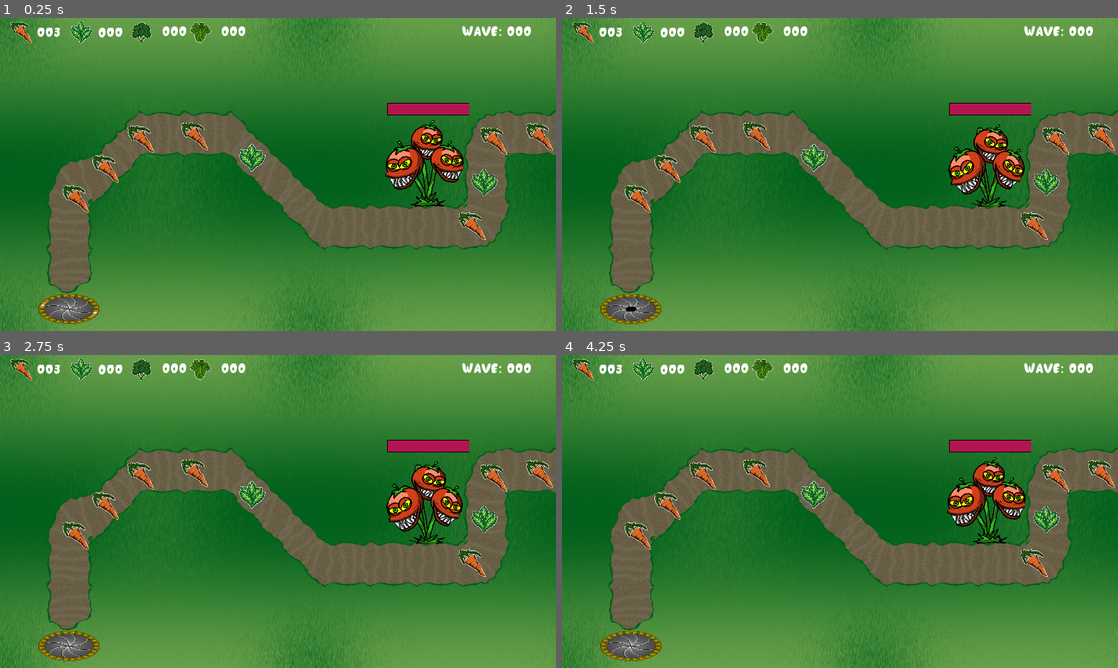
Above: before the commit, frames 1-4 (two rows, left to right).
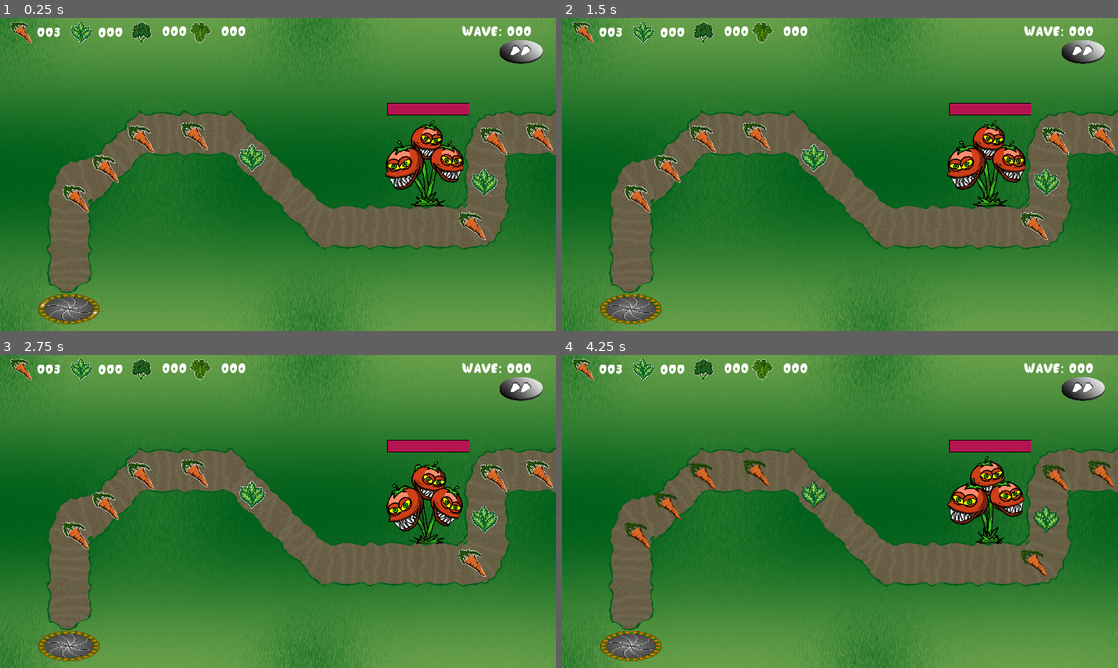
Above: after the commit, the same moments.

Repository: tomwb/Ggjam-2023
Game: Godot game, scene res://scennes/Levels/Level1.tscn
The game is run twice, just before and just after one commit, with the same random seed, the same clock (stepped at 60 frames per second) and the same inputs. This scene is started directly instead of the project's main scene. Sound files missing from this copy of the repository are replaced by a short silence.
Inputs (mouse positions are in pixels of both pictures, inside the frame that each line leads up to):
- Up to frame 1 (0.25 s): no input
- Up to frame 2 (1.5 s): click (1084, 52) at 0.52 s; click (1084, 52) at 1.27 s
- Up to frame 3 (2.75 s): click (522, 389) at 2.02 s
- Up to frame 4 (4.25 s): move the mouse to (962, 495) at 2.77 s; click (962, 495) at 2.92 s; move the mouse to (728, 527) at 3.52 s; click (728, 527) at 3.67 s

The runs differ from the first frame. In frame 1, 0.5% of the frame differs, in the area x 89-98%, y 7-15%; in frame 2, 2.3%; in frame 3, 0.5%; in frame 4, 2.6%, in the area x 11-100%, y 7-71%.

Commit message:
Feat: Sounds
Add sounds and musics
Fix minor issues

Diff:
--- a/scennes/Bunny.tscn
+++ b/scennes/Bunny.tscn
@@ -7,6 +7,8 @@
 [ext_resource path="res://animations/BunnyFast.tres" type="SpriteFrames" id=5]
 [ext_resource path="res://shaders/BunnyShader.tres" type="Material" id=6]
 [ext_resource path="res://animations/BunnyShooter.tres" type="SpriteFrames" id=7]
+[ext_resource path="res://sounds/evolucao.wav" type="AudioStream" id=8]
+[ext_resource path="res://sounds/dano.wav" type="AudioStream" id=9]
 
 [sub_resource type="CapsuleShape2D" id=4]
 radius = 65.0
@@ -85,30 +87,6 @@
 "transitions": PoolRealArray( 1 ),
 "update": 0,
 "values": [ Vector2( 0, -149 ) ]
-}
-tracks/6/type = "value"
-tracks/6/path = NodePath("Body/AnimatedSprite:material:shader_param/NEWCOLOR1")
-tracks/6/interp = 1
-tracks/6/loop_wrap = true
-tracks/6/imported = false
-tracks/6/enabled = true
-tracks/6/keys = {
-"times": PoolRealArray( 0 ),
-"transitions": PoolRealArray( 1 ),
-"update": 0,
-"values": [ Color( 0.827451, 0.819608, 0.47451, 1 ) ]
-}
-tracks/7/type = "value"
-tracks/7/path = NodePath("Foot/AnimatedSprite:material:shader_param/NEWCOLOR1")
-tracks/7/interp = 1
-tracks/7/loop_wrap = true
-tracks/7/imported = false
-tracks/7/enabled = true
-tracks/7/keys = {
-"times": PoolRealArray( 0 ),
-"transitions": PoolRealArray( 1 ),
-"update": 0,
-"values": [ Color( 0.278431, 0.482353, 0.788235, 1 ) ]
 }
 
 [sub_resource type="Animation" id=8]
@@ -186,18 +164,6 @@
 "update": 0,
 "values": [ Vector2( 0, -142 ) ]
 }
-tracks/6/type = "value"
-tracks/6/path = NodePath("Body/AnimatedSprite:material:shader_param/NEWCOLOR1")
-tracks/6/interp = 1
-tracks/6/loop_wrap = true
-tracks/6/imported = false
-tracks/6/enabled = true
-tracks/6/keys = {
-"times": PoolRealArray( 0 ),
-"transitions": PoolRealArray( 1 ),
-"update": 0,
-"values": [ Color( 1, 0.6, 0.733333, 1 ) ]
-}
 
 [sub_resource type="Animation" id=11]
 resource_name = "bunny_fast_shooter"
@@ -374,18 +340,6 @@
 "update": 0,
 "values": [ Vector2( 0, -112 ) ]
 }
-tracks/6/type = "value"
-tracks/6/path = NodePath("Body/AnimatedSprite:material:shader_param/NEWCOLOR1")
-tracks/6/interp = 1
-tracks/6/loop_wrap = true
-tracks/6/imported = false
-tracks/6/enabled = true
-tracks/6/keys = {
-"times": PoolRealArray( 0 ),
-"transitions": PoolRealArray( 1 ),
-"update": 0,
-"values": [ Color( 1, 1, 1, 1 ) ]
-}
 
 [sub_resource type="Animation" id=10]
 resource_name = "bunny_shooter"
@@ -550,18 +504,6 @@
 "update": 0,
 "values": [ Vector2( 0, -149 ) ]
 }
-tracks/6/type = "value"
-tracks/6/path = NodePath("Body/AnimatedSprite:material:shader_param/NEWCOLOR1")
-tracks/6/interp = 1
-tracks/6/loop_wrap = true
-tracks/6/imported = false
-tracks/6/enabled = true
-tracks/6/keys = {
-"times": PoolRealArray( 0 ),
-"transitions": PoolRealArray( 1 ),
-"update": 0,
-"values": [ Color( 0.494118, 0.984314, 0.52549, 1 ) ]
-}
 
 [sub_resource type="Animation" id=9]
 resource_name = "bunny_strong_fast"
@@ -638,18 +580,6 @@
 "update": 0,
 "values": [ Vector2( 0, -170 ) ]
 }
-tracks/6/type = "value"
-tracks/6/path = NodePath("Body/AnimatedSprite:material:shader_param/NEWCOLOR1")
-tracks/6/interp = 1
-tracks/6/loop_wrap = true
-tracks/6/imported = false
-tracks/6/enabled = true
-tracks/6/keys = {
-"times": PoolRealArray( 0 ),
-"transitions": PoolRealArray( 1 ),
-"update": 0,
-"values": [ Color( 1, 0.960784, 0.623529, 1 ) ]
-}
 
 [sub_resource type="Animation" id=12]
 resource_name = "bunny_strong_shooter"
@@ -794,4 +724,10 @@
 anims/bunny_strong_fast = SubResource( 9 )
 anims/bunny_strong_shooter = SubResource( 12 )
 
+[node name="EvoSound" type="AudioStreamPlayer" parent="."]
+stream = ExtResource( 8 )
+
+[node name="DamageSound" type="AudioStreamPlayer" parent="."]
+stream = ExtResource( 9 )
+
 [connection signal="area_entered" from="Area2D" to="." method="_on_Area2D_area_entered"]
--- a/scennes/CollectibleItem.tscn
+++ b/scennes/CollectibleItem.tscn
@@ -1,7 +1,8 @@
-[gd_scene load_steps=6 format=2]
+[gd_scene load_steps=7 format=2]
 
 [ext_resource path="res://sprites/collectibles/pickup-Recovered.png" type="Texture" id=1]
 [ext_resource path="res://scripts/CollectibleItem.gd" type="Script" id=2]
+[ext_resource path="res://sounds/coleta.wav" type="AudioStream" id=3]
 
 [sub_resource type="CircleShape2D" id=1]
 radius = 39.1152
@@ -54,4 +55,7 @@
 anims/RESET = SubResource( 2 )
 anims/idle = SubResource( 3 )
 
+[node name="CollectItemSound" type="AudioStreamPlayer" parent="."]
+stream = ExtResource( 3 )
+
 [connection signal="area_entered" from="." to="." method="_on_CollectibleItem_area_entered"]
--- a/scennes/Enemies/BionicPotato.tscn
+++ b/scennes/Enemies/BionicPotato.tscn
@@ -139,8 +139,8 @@
 height = 204.0
 
 [sub_resource type="CapsuleShape2D" id=5]
-radius = 62.0
-height = 240.0
+radius = 0.01
+height = 0.01
 
 [sub_resource type="CircleShape2D" id=9]
 radius = 538.199
--- a/scennes/GameController.tscn
+++ b/scennes/GameController.tscn
@@ -1,7 +1,9 @@
-[gd_scene load_steps=7 format=2]
+[gd_scene load_steps=9 format=2]
 
 [ext_resource path="res://scripts/GameController.gd" type="Script" id=1]
 [ext_resource path="res://sprites/fade.png" type="Texture" id=2]
+[ext_resource path="res://sounds/coelhaofecha.wav" type="AudioStream" id=3]
+[ext_resource path="res://sounds/coelhaoabre.ogg" type="AudioStream" id=4]
 
 [sub_resource type="Animation" id=1]
 length = 0.001
@@ -16,6 +18,18 @@
 "transitions": PoolRealArray( 1 ),
 "update": 0,
 "values": [ Vector2( 0.5, 0.5 ) ]
+}
+tracks/1/type = "value"
+tracks/1/path = NodePath("../FadeInSound:playing")
+tracks/1/interp = 1
+tracks/1/loop_wrap = true
+tracks/1/imported = false
+tracks/1/enabled = true
+tracks/1/keys = {
+"times": PoolRealArray( 0 ),
+"transitions": PoolRealArray( 1 ),
+"update": 0,
+"values": [ false ]
 }
 
 [sub_resource type="Animation" id=2]
@@ -32,6 +46,18 @@
 "update": 0,
 "values": [ Vector2( 35, 35 ), Vector2( 0.5, 0.5 ) ]
 }
+tracks/1/type = "value"
+tracks/1/path = NodePath("../FadeInSound:playing")
+tracks/1/interp = 1
+tracks/1/loop_wrap = true
+tracks/1/imported = false
+tracks/1/enabled = true
+tracks/1/keys = {
+"times": PoolRealArray( 0 ),
+"transitions": PoolRealArray( 1 ),
+"update": 1,
+"values": [ true ]
+}
 
 [sub_resource type="Animation" id=3]
 resource_name = "fade_out"
@@ -46,6 +72,18 @@
 "transitions": PoolRealArray( 1, 1 ),
 "update": 0,
 "values": [ Vector2( 0.5, 0.5 ), Vector2( 35, 35 ) ]
+}
+tracks/1/type = "value"
+tracks/1/path = NodePath("../FadeOutSound:playing")
+tracks/1/interp = 1
+tracks/1/loop_wrap = true
+tracks/1/imported = false
+tracks/1/enabled = true
+tracks/1/keys = {
+"times": PoolRealArray( 0 ),
+"transitions": PoolRealArray( 1 ),
+"update": 1,
+"values": [ true ]
 }
 
 [sub_resource type="Animation" id=4]
@@ -82,3 +120,9 @@
 position = Vector2( 960, 540 )
 scale = Vector2( 0.5, 0.5 )
 texture = ExtResource( 2 )
+
+[node name="FadeInSound" type="AudioStreamPlayer" parent="."]
+stream = ExtResource( 3 )
+
+[node name="FadeOutSound" type="AudioStreamPlayer" parent="."]
+stream = ExtResource( 4 )
--- a/scennes/Levels/Level1.tscn
+++ b/scennes/Levels/Level1.tscn
@@ -8,6 +8,10 @@
 [ext_resource path="res://sprites/grass.png" type="Texture" id=6]
 [ext_resource path="res://scennes/CollectibleItem.tscn" type="PackedScene" id=7]
 [ext_resource path="res://sprites/tiles_estrada.png" type="Texture" id=8]
+[ext_resource path="res://sounds/musicafase.mp3" type="AudioStream" id=9]
+[ext_resource path="res://sprites/hud/fast_foward.png" type="Texture" id=10]
+[ext_resource path="res://sprites/hud/fast_foward_hover.png" type="Texture" id=11]
+[ext_resource path="res://sounds/porta.ogg" type="AudioStream" id=12]
 
 [sub_resource type="TileSet" id=5]
 0/name = "tiles_estrada.png 0"
@@ -51,6 +55,18 @@
 "update": 0,
 "values": [ 0 ]
 }
+tracks/1/type = "value"
+tracks/1/path = NodePath("OpenSound:playing")
+tracks/1/interp = 1
+tracks/1/loop_wrap = true
+tracks/1/imported = false
+tracks/1/enabled = true
+tracks/1/keys = {
+"times": PoolRealArray( 0 ),
+"transitions": PoolRealArray( 1 ),
+"update": 0,
+"values": [ false ]
+}
 
 [sub_resource type="Animation" id=3]
 resource_name = "idle"
@@ -98,6 +114,18 @@
 "update": 1,
 "values": [ 13, 14, 15, 16, 17, 18, 19, 20, 21, 22, 0 ]
 }
+tracks/2/type = "value"
+tracks/2/path = NodePath("OpenSound:playing")
+tracks/2/interp = 1
+tracks/2/loop_wrap = true
+tracks/2/imported = false
+tracks/2/enabled = true
+tracks/2/keys = {
+"times": PoolRealArray( 0 ),
+"transitions": PoolRealArray( 1 ),
+"update": 1,
+"values": [ true ]
+}
 
 [node name="Level1" type="Node2D"]
 script = ExtResource( 4 )
@@ -118,6 +146,16 @@
 
 [node name="Hud" parent="." instance=ExtResource( 3 )]
 
+[node name="HudLevel1" type="CanvasLayer" parent="."]
+
+[node name="FastFoward" type="TextureButton" parent="HudLevel1"]
+margin_left = 1719.0
+margin_top = 40.0
+margin_right = 1879.0
+margin_bottom = 200.0
+texture_normal = ExtResource( 10 )
+texture_pressed = ExtResource( 11 )
+
 [node name="Path2D" type="Path2D" parent="."]
 position = Vector2( 545, 120 )
 curve = SubResource( 1 )
@@ -145,6 +183,9 @@
 anims/RESET = SubResource( 2 )
 anims/idle = SubResource( 3 )
 anims/open = SubResource( 4 )
+
+[node name="OpenSound" type="AudioStreamPlayer" parent="LevelSpawner"]
+stream = ExtResource( 12 )
 
 [node name="Itens" type="Node2D" parent="."]
 
@@ -190,3 +231,9 @@
 limit_bottom = 540
 smoothing_enabled = true
 smoothing_speed = 1.0
+
+[node name="Music" type="AudioStreamPlayer" parent="."]
+stream = ExtResource( 9 )
+autoplay = true
+
+[connection signal="pressed" from="HudLevel1/FastFoward" to="." method="_on_FastFoward_pressed"]
--- a/scennes/Levels/LevelBase.tscn
+++ b/scennes/Levels/LevelBase.tscn
@@ -14,6 +14,11 @@
 [ext_resource path="res://sprites/hud/btns_play.png" type="Texture" id=12]
 [ext_resource path="res://sprites/collectibles/powerup-mente.png" type="Texture" id=13]
 [ext_resource path="res://sprites/collectibles/powerup-mente_hover.png" type="Texture" id=14]
+[ext_resource path="res://sounds/musica_hall.mp3" type="AudioStream" id=15]
+[ext_resource path="res://sounds/botao_play.wav" type="AudioStream" id=16]
+[ext_resource path="res://sounds/coleta-alimentacao.wav" type="AudioStream" id=17]
+[ext_resource path="res://sounds/jump.wav" type="AudioStream" id=18]
+[ext_resource path="res://sounds/cloning.ogg" type="AudioStream" id=19]
 
 [sub_resource type="Shader" id=9]
 code = "shader_type canvas_item;
@@ -225,6 +230,9 @@
 [node name="CollisionShape2D" type="CollisionPolygon2D" parent="CloneOMatic"]
 polygon = PoolVector2Array( -159, 341, -221, 206, -243, 61, -230, -38, -196, -99, -136, -151, -198, -240, -180, -288, - …(186 unchanged characters)…
 
+[node name="CloningSound" type="AudioStreamPlayer" parent="CloneOMatic"]
+stream = ExtResource( 19 )
+
 [node name="CloneCenterPosition2D" type="Position2D" parent="."]
 position = Vector2( 252, 751 )
 
@@ -250,6 +258,9 @@
 [node name="CollisionShape2D" type="CollisionShape2D" parent="Mola"]
 position = Vector2( 1298, 933 )
 shape = SubResource( 19 )
+
+[node name="JumpSound" type="AudioStreamPlayer" parent="Mola"]
+stream = ExtResource( 18 )
 
 [node name="CollectibleStrongButton" type="TextureButton" parent="."]
 anchor_left = 1.0
@@ -293,6 +304,16 @@
 texture_pressed = ExtResource( 13 )
 texture_hover = ExtResource( 14 )
 
+[node name="Music" type="AudioStreamPlayer" parent="."]
+stream = ExtResource( 15 )
+autoplay = true
+
+[node name="StartWaveButtonSound" type="AudioStreamPlayer" parent="."]
+stream = ExtResource( 16 )
+
+[node name="CollectibleSound" type="AudioStreamPlayer" parent="."]
+stream = ExtResource( 17 )
+
 [connection signal="button_down" from="CanvasLayer/ButtonStartWave" to="." method="startWave"]
 [connection signal="input_event" from="CloneOMatic" to="." method="_on_CloneOMatic_input_event"]
 [connection signal="mouse_entered" from="CloneOMatic" to="." method="_on_CloneOMatic_mouse_entered"]
--- a/scennes/Levels/LevelStart.tscn
+++ b/scennes/Levels/LevelStart.tscn
@@ -1,6 +1,7 @@
-[gd_scene load_steps=2 format=2]
+[gd_scene load_steps=3 format=2]
 
 [ext_resource path="res://scripts/LevelSelection.gd" type="Script" id=1]
+[ext_resource path="res://sounds/musica_-Tela_de_abertura.mp3" type="AudioStream" id=2]
 
 [node name="LevelStart" type="Node2D"]
 script = ExtResource( 1 )
@@ -17,4 +18,8 @@
 margin_right = 290.0
 margin_bottom = 64.5
 
+[node name="Music" type="AudioStreamPlayer" parent="."]
+stream = ExtResource( 2 )
+autoplay = true
+
 [connection signal="button_down" from="CanvasLayer/Button" to="." method="changeToGame"]
--- a/scripts/Bunny.gd
+++ b/scripts/Bunny.gd
@@ -45,6 +45,7 @@
 	if (type == GameController.bunniesTypes.Fast && new_type == GameController.bunniesTypes.Shooter) || (type == GameController.bunniesTypes.Shooter && new_type == GameController.bunniesTypes.Fast):
 		new_type = GameController.bunniesTypes.FastShooter
 	GameController.changeBunny(positionIndex, new_type)
+	$EvoSound.play()
 	onCreate(new_type, positionIndex)
 
 func _process(delta):
@@ -67,6 +68,7 @@
 	queue_free()
 
 func setDamage(damage):
+	$DamageSound.play()
 	life -= damage
 	$HpBar.calcPercentage(max_life, life)
 	if life <= 0:
--- a/scripts/CollectibleItem.gd
+++ b/scripts/CollectibleItem.gd
@@ -4,6 +4,7 @@
 const PRE_TEXTURE_BASIC =  preload("res://sprites/collectibles/pickup-Recovered.png")
 const PRE_TEXTURE_STRONG =  preload("res://sprites/collectibles/pickup-forca.png")
 const PRE_TEXTURE_FAST =  preload("res://sprites/collectibles/pickup-velocidade.png")
+var collected = false
 
 enum  bunniesTypes {
 	Basic, Fast, Strong
@@ -27,6 +28,10 @@
 		$Sprite.set_texture(PRE_TEXTURE_FAST)
 
 func _on_CollectibleItem_area_entered(area):
-	if area.is_in_group("BUNNY"):
+	if area.is_in_group("BUNNY") and !collected:
+		collected = true
+		$CollectItemSound.play()
+		visible = false
+		yield($CollectItemSound, "finished")
 		GameController.addCollectible(type)
 		queue_free()
--- a/scripts/GameController.gd
+++ b/scripts/GameController.gd
@@ -40,6 +40,7 @@
 	bunnies = new_bunnies
 	if bunnies.size() == 0:
 		yield(get_tree().create_timer(1), "timeout")
+		Engine.time_scale = 1.0
 		changeToLevel("res://scennes/levels/LevelBase.tscn")
 
 func changeToLevel(level_name):
@@ -49,10 +50,12 @@
 	yield(get_tree().create_timer(0.2), "timeout")
 	$AnimationPlayer.play("fade_out")
 
+
+
 func startLevel():
 	changeToLevel("res://scennes/levels/Level1.tscn")
 	wave += 1
-	emit_signal("updateHud")
+	emit_signal("upda5teHud")
 
 func addCollectible(type):
 	if type == bunniesTypes.Basic:
--- a/scripts/LevelBase.gd
+++ b/scripts/LevelBase.gd
@@ -16,6 +16,7 @@
 
 func addBunny():
 	if canAddNew == true && max_bunnies > bunnies.size() && GameController.collectibleCarrot > 0:
+		$CloneOMatic/CloningSound.play()
 		GameController.removeCollectible(GameController.bunniesTypes.Basic)
 		canAddNew = false
 		if bunnies.size() > 0:
@@ -59,6 +60,8 @@
 
 func startWave():
 	if canAddNew == true && bunnies.size() >= 1:
+		$StartWaveButtonSound.play()
+		$CanvasLayer/ButtonStartWave.visible = false
 		canAddNew = false
 		walkBunnies = true
 
@@ -66,6 +69,7 @@
 	if area.is_in_group("BUNNY"):
 		walkBunnies = false
 		$Mola/AnimatedSprite.play("jump")
+		$Mola/JumpSound.play()
 		yield(get_tree().create_timer(0.2), "timeout")
 		mola_bunny = area.get_parent()
 
@@ -85,6 +89,7 @@
 
 func _on_CollectibleStrongButton_button_down():
 	if canAddNew == true && bunnies.size() >= 1 && get_tree().get_nodes_in_group("COLLECTIBLE_BUNNY_EVOLVE").size() <= 0 && GameController.collectibleStrong > 0:
+		$CollectibleSound.play()
 		GameController.removeCollectible(GameController.bunniesTypes.Strong)
 		var collectible_bunny_evolve = pre_collectible_bunny_evolve.instance()
 		collectible_bunny_evolve.type = GameController.bunniesTypes.Strong
@@ -92,6 +97,7 @@
 
 func _on_CollectibleFastButton_button_down():
 	if canAddNew == true && bunnies.size() >= 1 && get_tree().get_nodes_in_group("COLLECTIBLE_BUNNY_EVOLVE").size() <= 0 && GameController.collectibleFast > 0:
+		$CollectibleSound.play()
 		GameController.removeCollectible(GameController.bunniesTypes.Fast)
 		var collectible_bunny_evolve = pre_collectible_bunny_evolve.instance()
 		collectible_bunny_evolve.type = GameController.bunniesTypes.Fast
@@ -100,6 +106,7 @@
 
 func _on_CollectibleShooterButton_button_down():
 	if canAddNew == true && bunnies.size() >= 1 && get_tree().get_nodes_in_group("COLLECTIBLE_BUNNY_EVOLVE").size() <= 0 && GameController.collectibleShooter > 0:
+		$CollectibleSound.play()
 		GameController.removeCollectible(GameController.bunniesTypes.Shooter)
 		var collectible_bunny_evolve = pre_collectible_bunny_evolve.instance()
 		collectible_bunny_evolve.type = GameController.bunniesTypes.Shooter
--- a/scripts/LevelStart.gd
+++ b/scripts/LevelStart.gd
@@ -7,7 +7,7 @@
 func _ready():
 	yield($LevelSpawner/AnimationPlayer,"animation_finished")
 	$LevelSpawner/AnimationPlayer.play("open")
-
+	$LevelSpawner/OpenSound.pitch_scale = 10
 func _process(delta):
 	var first_bunny_position
 	for bunny in bunnies:
@@ -31,3 +31,10 @@
 			yield($LevelSpawner/AnimationPlayer,"animation_finished")
 			if bunnies.size() < GameController.bunnies.size():
 				$LevelSpawner/AnimationPlayer.play("open")
+
+
+func _on_FastFoward_pressed():
+	if Engine.time_scale == 3.0:
+		Engine.time_scale = 1.0
+	else:
+		Engine.time_scale = 3.0
--- a/shaders/BunnyShader.tres
+++ b/shaders/BunnyShader.tres
@@ -41,6 +41,6 @@
 shader_param/OLDCOLOR1 = Color( 1, 1, 1, 1 )
 shader_param/OLDCOLOR2 = Color( 0, 0, 0, 1 )
 shader_param/OLDCOLOR3 = null
-shader_param/NEWCOLOR1 = Color( 0.286275, 0.976471, 0.929412, 1 )
+shader_param/NEWCOLOR1 = Color( 0.886275, 0.517647, 0.964706, 1 )
 shader_param/NEWCOLOR2 = null
 shader_param/NEWCOLOR3 = null
Not shown: 1 places in scennes/Bunny.tscn that only renumber resources
Not shown: 1 places in scennes/Levels/Level1.tscn that only renumber resources
Not shown: 1 places in scennes/Levels/LevelBase.tscn that only renumber resources
Not shown, added: sounds/Creditos-Lore.ogg.import
Not shown, added: sounds/botao_play.wav.import
Not shown, added: sounds/cloning.ogg.import
Not shown, added: sounds/coelhaoabre.ogg.import
Not shown, added: sounds/coelhaofecha.wav.import
Not shown, added: sounds/coleta-alimentacao.wav.import
Not shown, added: sounds/coleta.wav.import
Not shown, added: sounds/dano.wav.import
Not shown, added: sounds/evolucao.wav.import
(and 24 more such lines)
